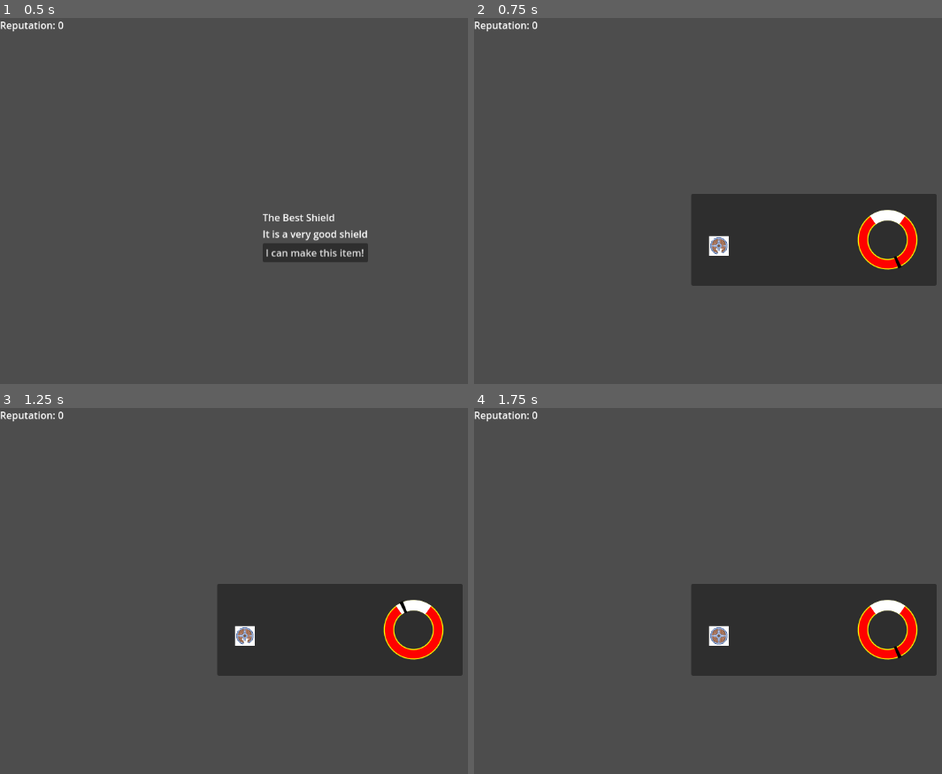
Above: before the commit, frames 1-4 (two rows, left to right).
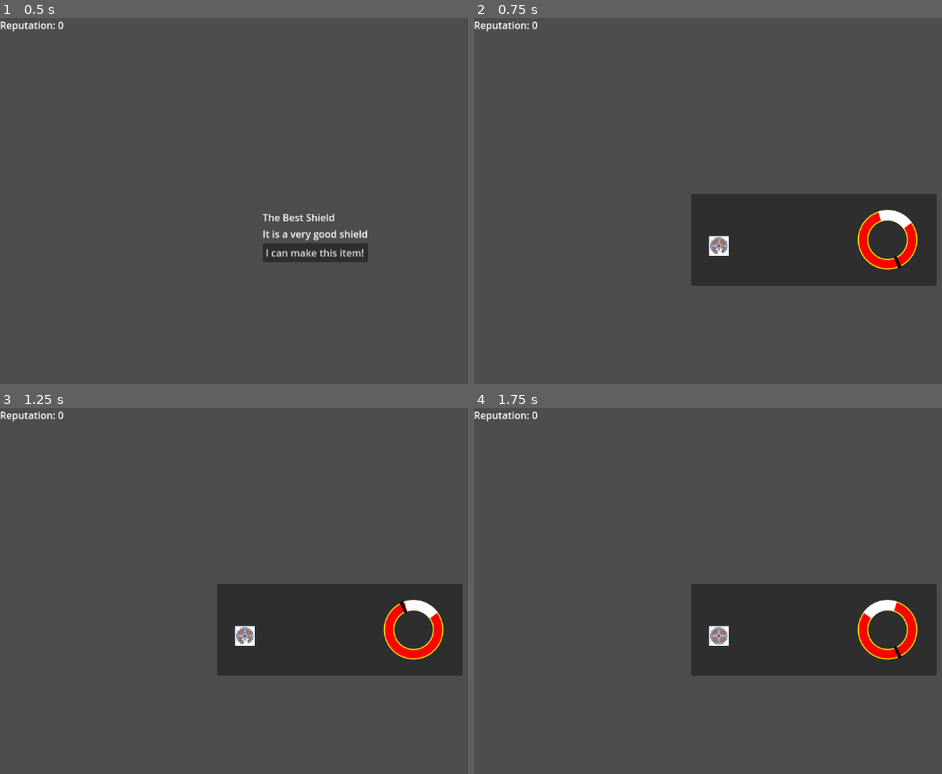
Above: after the commit, the same moments.

Repository: shapeshiftingrabbits/godot-wild-jam-68
Game: Godot game, scene res://scenes/shop.tscn
Same seed, same stepped clock (60 frames per second), same inputs: the game is played once before the commit and once after it.
Inputs:
- Up to frame 1 (0.5 s): no input
- Up to frame 2 (0.75 s): click "I can make this item!" at 0.5 s
- Up to frame 3 (1.25 s): no input
- Up to frame 4 (1.75 s): hold Space (minigame_interact) from 1.28 s (still down)

Frame 1 is identical in both runs. In frame 2, 0.1% of the frame differs, in the area x 84-94%, y 52-58%; in frame 3, 0.1%; in frame 4, 0.1%, in the area x 83-93%, y 52-58%.

Commit message:
Add swing to hammer timing

Diff:
--- a/scenes/forge_tool.gd
+++ b/scenes/forge_tool.gd
@@ -16,6 +16,7 @@
 	%Current.rotation = fmod(time / loop_time_seconds, 1.0) * TAU
 	# TODO: probably should be elsewhere
 	%Target.difficulty = difficulty
+	%Target.rotation = TAU * offset_ratio()
 
 	if fmod(time, loop_time_seconds) < mod_before:
 		hit_this_loop = false
@@ -27,9 +28,13 @@
 				hit_this_loop = true
 				hit.emit()
 
+func offset_ratio():
+	var is_tock = floori(time / loop_time_seconds) % 2
+	return 0.7 if is_tock else 0.8
+
 func in_target_time():
 	var target_time_duration = loop_time_seconds / difficulty
-	var start_time = loop_time_seconds * 3 / 4 - target_time_duration / 2
+	var start_time = loop_time_seconds * offset_ratio() - target_time_duration / 2
 	var end_time = start_time + target_time_duration
 
 	var normalized_time = fmod(time, loop_time_seconds)
